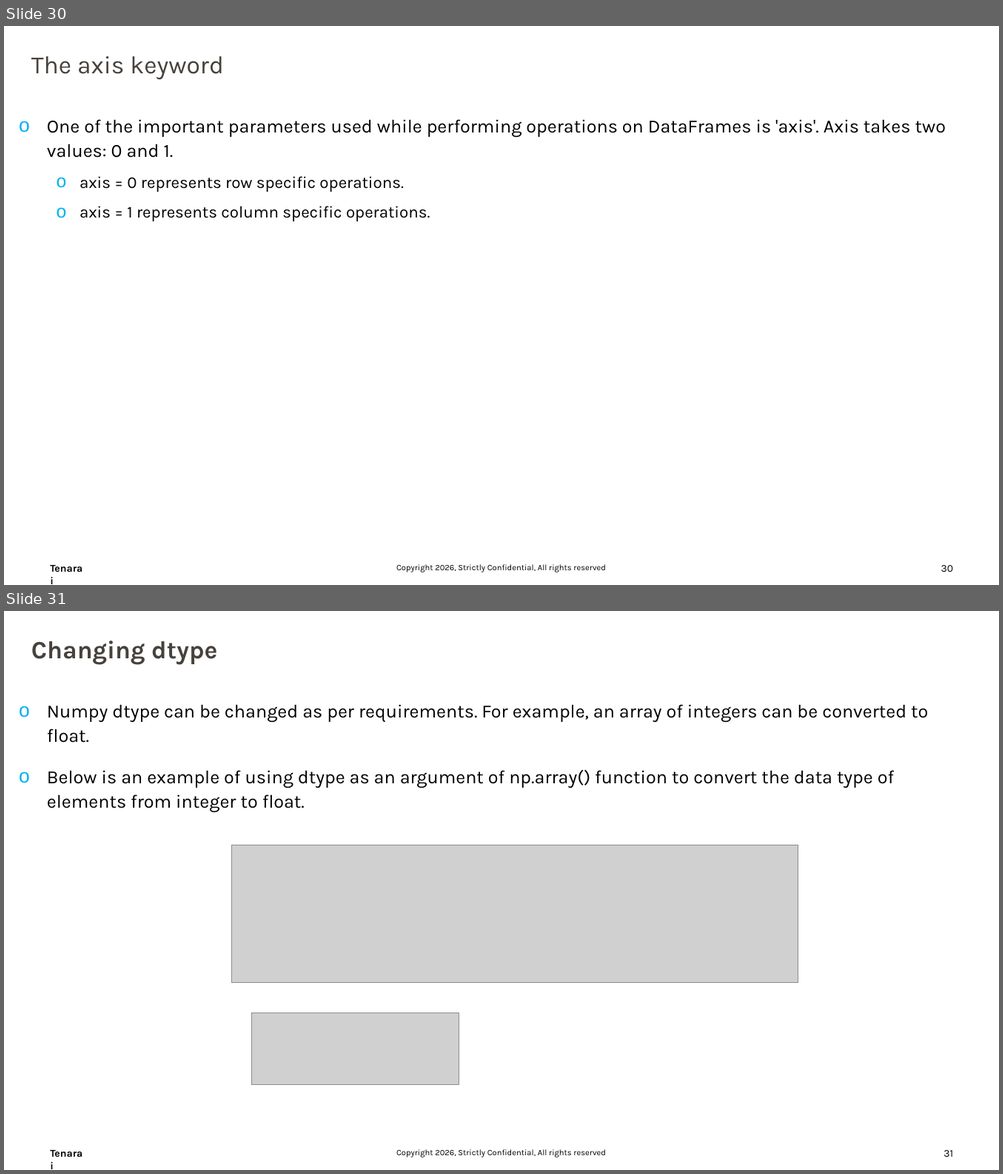
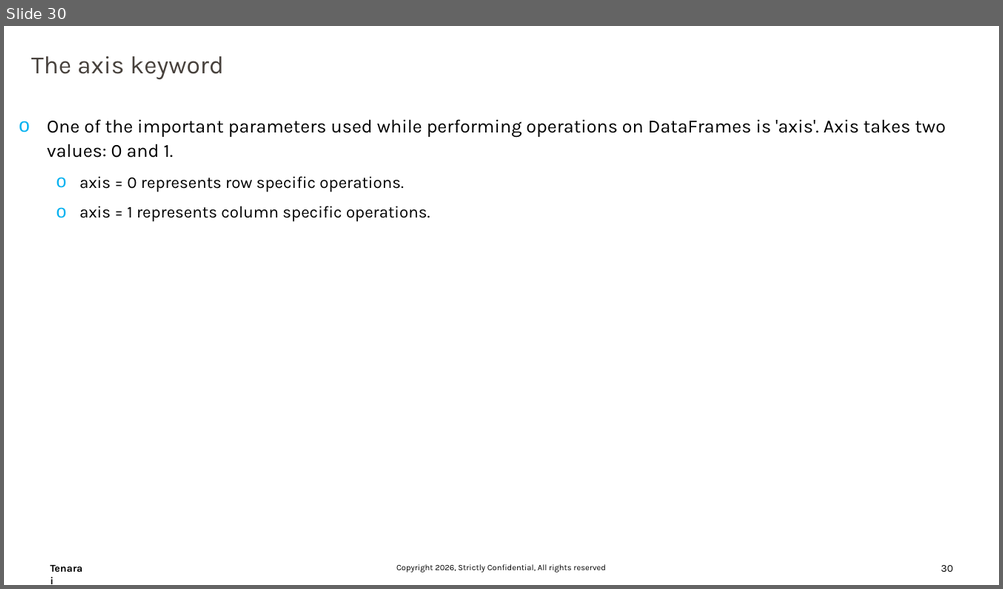
Before and after one commit to trivedi-ashutosh2013/Training_Content, a slide deck: Numpy/DataScience_Part02.pptx. Shown one above the other, each under a label of ours: slides 30 and 31 before the commit, slide 30 after it. The pictures are 1003x1174 and 1003x589 pixels, drawn with LibreOffice and Linux fonts; fonts in the diff are those of the drawing; grey boxes stand for pictures; background and template pictures are left out. Boxes give left, top, right and bottom in pixels: in the first picture for what was removed or moved away, otherwise in the second. Text is boxed around its words. In the diff, an @@ line names an element or a change of style, - is before the commit and + after.

```diff
--- a/Numpy/DataScience_Part02.pptx
+++ b/Numpy/DataScience_Part02.pptx
@@ slide 31 removed at (4, 611, 999, 1170), background #FFFFFF; not listed: 3 template elements that a slide beside it also shows @@
@@ text removed at (31, 641, 217, 665) @@
-Changing dtype
@@ text removed at (47, 704, 928, 812) @@
-o Numpy dtype can be changed as per requirements. For example, an array of integers can be converted to float.
-o Below is an example of using dtype as an argument of np.array() function to convert the data type of elements from integer to float.
@@ picture removed at (232, 846, 798, 983) @@
@@ picture removed at (252, 1013, 458, 1085) @@
```
Also in this commit, not shown: 9 slides added.
